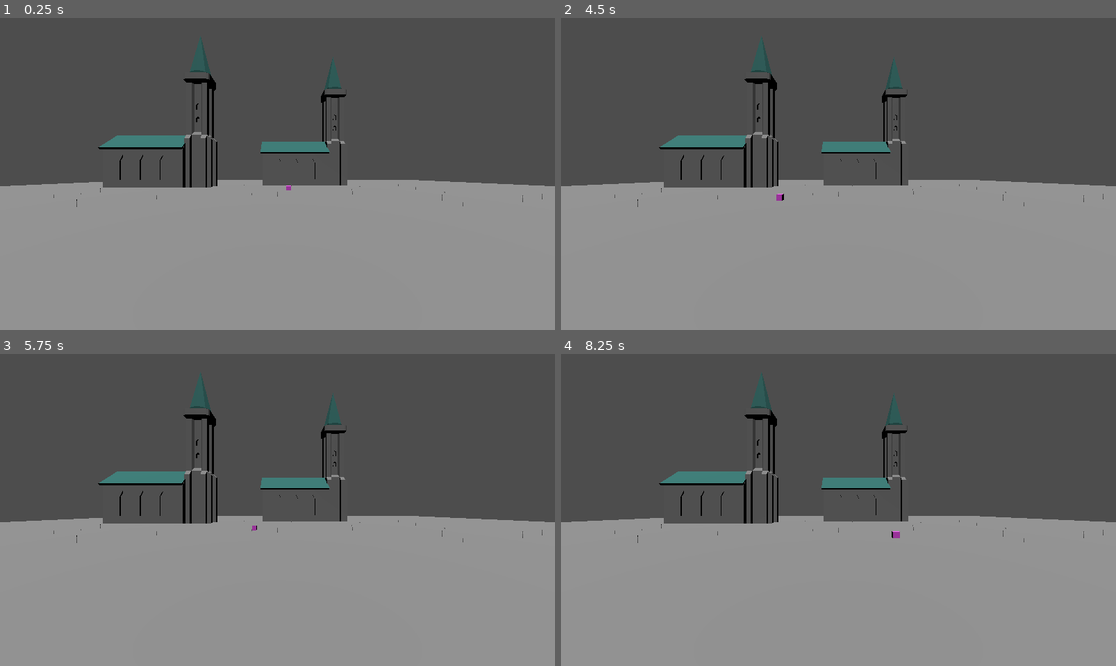
Above: before the commit, frames 1-4 (two rows, left to right).
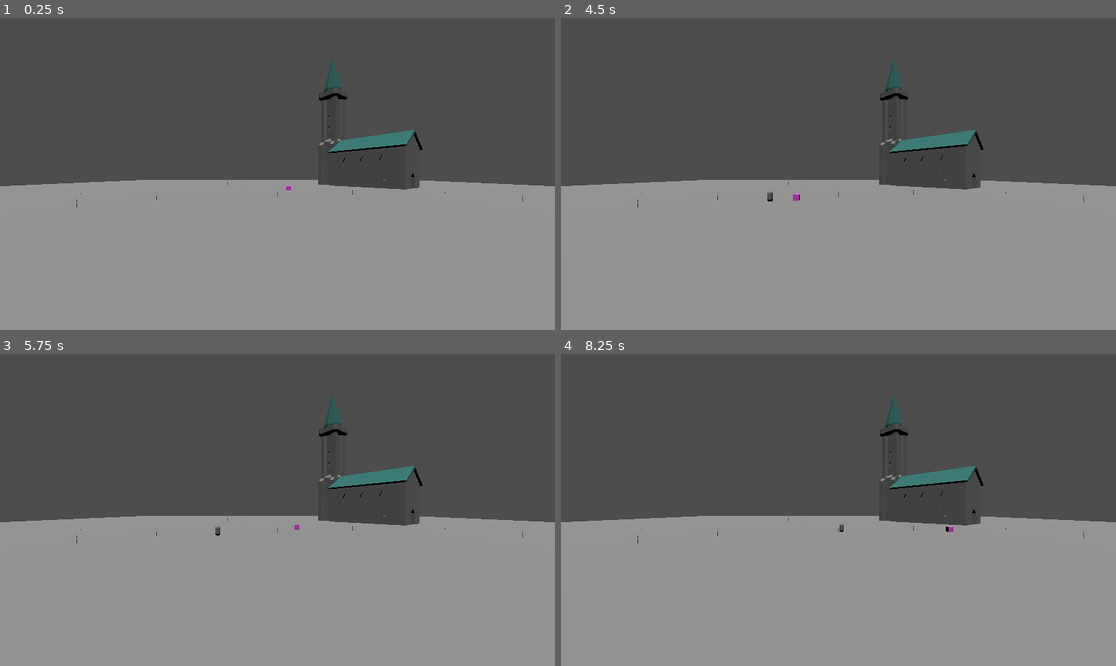
Above: after the commit, the same moments.

Repository: Tchetchouille/GMTK2024
Game: Godot game, scene res://scenes/JoelScene/JoelTestMain.tscn
Two runs of this game, one before a commit and one after it. Both use one fixed random seed, a clock stepped at 60 frames per second and the inputs below. Sound files missing from this copy of the repository are replaced by a short silence.
Inputs (mouse positions are in pixels of both pictures, inside the frame that each line leads up to):
- Up to frame 1 (0.25 s): no input
- Up to frame 2 (4.5 s): tap Enter at 0.5, 2 s; move the mouse to (960, 158) at 0.52 s; hold D (move_right) 0.53-1.28 s; click (960, 158) at 0.6 s; tap Space at 1.25, 2.75 s; move the mouse to (727, 189) at 1.27 s; hold S (move_back) 1.28-2.03 s; click (727, 189) at 1.35 s; move the mouse to (894, 105) at 2.02 s; hold D (move_right) 2.03-2.78 s; click (894, 105) at 2.1 s; move the mouse to (810, 236) at 2.77 s; hold W (move_forward) 2.78-3.53 s; click (810, 236) at 2.85 s; move the mouse to (1005, 220) at 3.52 s; hold A (move_left) from 3.53 s (still down); click (1005, 220) at 3.6 s; move the mouse to (672, 127) at 4.27 s; click (672, 127) at 4.35 s
- Up to frame 3 (5.75 s): tap Enter at 5 s; move the mouse to (305, 510) at 5.02 s; release A (move_left) at 5.03 s; hold S (move_back) from 5.03 s (still down); click (305, 510) at 5.1 s
- Up to frame 4 (8.25 s): tap Space at 5.75 s; move the mouse to (755, 432) at 5.77 s; release S (move_back) at 5.78 s; hold D (move_right) 5.78-6.53 s; click (755, 432) at 5.85 s; move the mouse to (960, 494) at 6.52 s; hold W (move_forward) 6.53-7.28 s; click (960, 494) at 6.6 s; move the mouse to (727, 525) at 7.27 s; hold D (move_right) 7.28-8.03 s; click (727, 525) at 7.35 s; move the mouse to (894, 441) at 8.02 s; hold S (move_back) from 8.03 s (still down); click (894, 441) at 8.1 s

The runs differ from the first frame. In frame 1, 3.7% of the frame differs, in the area x 9-98%, y 5-61%; in frame 2, 3.8%; in frame 3, 3.7%; in frame 4, 3.8%.
Error after the commit: Invalid access to property or key 'transform' on a base object of type 'Nil'. (res://scripts/game_manager.gd:115)

Commit message:
SCALING MAYBE WORKS

Diff:
--- a/project.godot
+++ b/project.godot
@@ -18,6 +18,10 @@
 [autoload]
 
 SaveSystem="*res://addons/save_system/save_system.gd"
+
+[display]
+
+window/size/mode=2
 
 [editor_plugins]
 
--- a/resources/weapons/church.tres
+++ b/resources/weapons/church.tres
@@ -10,6 +10,6 @@
 scale = 60.0
 model = ExtResource("1_dbnc8")
 item_model = ExtResource("1_w3oby")
-max_occurrences = 4
-radius = 15.0
+max_occurrences = 3
+radius = 30.0
 damage = 60.0
--- a/resources/weapons/needle.tres
+++ b/resources/weapons/needle.tres
@@ -11,5 +11,5 @@
 model = ExtResource("1_a4b5y")
 item_model = ExtResource("1_wltwm")
 max_occurrences = 10
-radius = 0.5
+radius = 1.0
 damage = 0.5
--- a/resources/weapons/sword.tres
+++ b/resources/weapons/sword.tres
@@ -11,5 +11,5 @@
 model = ExtResource("1_tu7ce")
 item_model = ExtResource("1_e1ls4")
 max_occurrences = 50
-radius = 1.0
+radius = 5.0
 damage = 1.0
--- a/scenes/Character.tscn
+++ b/scenes/Character.tscn
@@ -17,7 +17,7 @@
 radius = 1.5
 
 [sub_resource type="BoxShape3D" id="BoxShape3D_qrq71"]
-size = Vector3(1.122, 1, 1)
+size = Vector3(2.09664, 1, 2.69949)
 
 [node name="character" type="CharacterBody3D" node_paths=PackedStringArray("model")]
 script = ExtResource("2_ro3ve")
@@ -49,7 +49,7 @@
 transform = Transform3D(1, 0, 0, 0, 1, 0, 0, 0, 1, 0, 0.252583, -1.23938)
 
 [node name="CollisionShape3D" type="CollisionShape3D" parent="AttackArea"]
-transform = Transform3D(1, 0, 0, 0, 1, 0, 0, 0, 1, 0, 0.31575, 0.220425)
+transform = Transform3D(1, 0, 0, 0, 1, 0, 0, 0, 1, 0.0167826, 0.31575, -0.114552)
 shape = SubResource("BoxShape3D_qrq71")
 
 [node name="CharacterCamera3D" type="Camera3D" parent="."]
--- a/scenes/main.tscn
+++ b/scenes/main.tscn
@@ -25,4 +25,5 @@
 number_of_enemies = 10
 target = NodePath("../Character")
 terrain = NodePath("../Terrain")
-scale_increment = 0.1
+scale_variation = 0.1
+scale_increment = 0.02
--- a/scripts/character_body_3d.gd
+++ b/scripts/character_body_3d.gd
@@ -9,7 +9,7 @@
 @export var model: CharacterModel
 @export var manager: GameManager
 
-@onready var mouse_sensitivity = 0.01#get_var("look-sensitivity")
+@onready var mouse_sensitivity = 0.01 #get_var("look-sensitivity")
 
 var target_velocity = Vector3.ZERO
 var weapons_in_range = []
@@ -90,6 +90,7 @@
 
 	apply_knockback_effect(delta)
 	move_and_slide()
+	model.set_hand_item_scale(manager.current_scale * Vector3.ONE)
 
 func _unhandled_input(event):
 	if event is InputEventMouseMotion:
@@ -113,31 +114,48 @@
 	#print("Entered")
 	var weapon = body.get_parent().get_parent()
 	if weapon is Weapon :
-		print("Entered weapon")
+		#print("Entered weapon")
 		weapons_in_range.append(weapon)
 
 func _on_collision_area_body_exited(body):
 	#print("Exited")
 	var weapon = body.get_parent().get_parent()
 	if weapon is Weapon :
-		print("Exited weapon")
+		#print("Exited weapon")
 		weapons_in_range.erase(weapon)
 
 func pickup_weapon() :
 	var min_distance = INF
+	var min_scale = INF
 	var closest_weapon = null
+	var biggest_weapon = null
+	var eligible_weapons = 0
 	for weapon in weapons_in_range:
-		if weapon.resource.scale > manager.current_scale * 1.2 or weapon.resource.scale < manager.current_scale * 0.8:
-			continue
+		#if weapon.resource.scale > manager.current_scale * 2 or weapon.resource.scale < manager.current_scale * 0.5:
+			#continue
+		var weapon_scale = weapon.resource.scale
+		# don't pick up shit weapons
+		if weapon_scale <= current_weapon_resource.scale: continue
+
 		var distance = transform.origin.distance_to(weapon.transform.origin)
 		if distance < min_distance :
 			min_distance = distance
 			closest_weapon = weapon
+		if weapon_scale < min_scale:
+			min_scale = weapon_scale
+			biggest_weapon = weapon
+		eligible_weapons += 1
 
-	if closest_weapon:
-		picking_up_weapon = closest_weapon
-		is_picking_up = true
-		pickup_progress = pickup_increment
+	if eligible_weapons > 0:
+		# TODO: Show weapon pickup prompt
+		pass
+	if eligible_weapons > 1:
+		picking_up_weapon = biggest_weapon
+	else:
+		if closest_weapon:
+			picking_up_weapon = closest_weapon
+			is_picking_up = true
+			pickup_progress = pickup_increment
 
 func attack() :
 	if not current_weapon_resource: return
@@ -146,8 +164,8 @@
 	$AttackSound.play()
 
 	var enemies = $AttackArea.get_overlapping_bodies()
-	print("Attack!")
+	#print("Attack!")
 	for enemy in enemies :
 		if enemy.has_method("take_damage") :
 			enemy.take_damage(current_weapon_resource.damage)
-			print("Ouch")
+			#print("Ouch")
--- a/scripts/character_model.gd
+++ b/scripts/character_model.gd
@@ -4,6 +4,11 @@
 
 func set_hand_item(item: PackedScene):
 	var instance = item.instantiate()
+
+	# Kill all children
+	for child in hand.get_children():
+		child.queue_free()
+	# Behold, the one true child !
 	hand.add_child(instance)
 
 func set_hand_item_scale(scale: Vector3):
--- a/scripts/enemy.gd
+++ b/scripts/enemy.gd
@@ -12,16 +12,16 @@
 var in_knockback: bool = false  # Track if the character is currently being knocked back
 var health: float = 0  # Health will be set based on the scale value
 var speed: float = base_speed  # Speed will be adjusted based on target's scale_
-var scale_: float = 1
+var dead: bool = false
 
 signal enemy_died
 
-func _ready():
-	# Set enemy's health based on its scale
-	health = scale_
 
 func _physics_process(_delta):
 	apply_gravity(_delta)
+
+	if dead: return
+
 	move_towards_target(_delta)
 	apply_knockback_effect(_delta)
 	apply_movement()
@@ -35,8 +35,8 @@
 
 func move_towards_target(_delta):
 	if is_on_floor() and target and not in_knockback:
-		if "scale_" in target:
-			speed = base_speed * target.scale_
+		#if "scale_" in target:
+			#speed = base_speed * target.scale_
 		var direction = calculate_direction_to_target(target)
 		update_velocity(direction)
 
@@ -79,15 +79,19 @@
 	knockback_timer = knockback_duration
 	in_knockback = true  # Set knockback state to true
 
-func take_damage(damage: int = 100):
+func take_damage(damage: float):
+	if dead: return
+
 	health -= damage
 	if health <= 0:
+		emit_signal("enemy_died", self)
+		dead = true
+
 		# Play the dying sound
 		$DyingSound.play()
 		# Wait for the sound to finish before freeing the node
 		await $DyingSound.finished
 		#drop_gem()
-		emit_signal("enemy_died", self)
 		queue_free()
 
 #func drop_gem():
--- a/scripts/game_manager.gd
+++ b/scripts/game_manager.gd
@@ -6,27 +6,29 @@
 @export var target: CharacterBody3D  # The target that enemies should move towards
 @export var terrain: Terrain = null
 @export var scale_variation: float = 0.2  # Variation factor for enemy scale
-@export var scale_increment: float = 0.01 # scale increment factor when enemy killed
+@export var scale_increment: float = 0.001 # scale increment factor when enemy killed
+@export var start_scale: float = 0.05
+@export var time_between_waves: float = 10
 
 var pause_menu = preload("res://scenes/UI/Menus/pause_menu.tscn")
 
 var enemies: Array = []
-var current_scale: float = 0.12
+var current_scale: float = 1.0 / start_scale
+var current_simulated_player_scale : float = start_scale
 
 func _ready():
 	spawn_enemies()
-	# Create and configure the Timer node
+
+	# initial scaling
+	scale_everything(current_scale, 0)
+
+	## Wave timer
 	var timer = Timer.new()
-	timer.wait_time = 10.0  # Set the timer to 10 seconds
-	timer.one_shot = false  # The timer will repeat indefinitely
-
-	# Connect the timeout signal to the function you want to call
+	timer.wait_time = time_between_waves
+	timer.one_shot = false
 	timer.connect("timeout", Callable(self, "_on_Timer_timeout"))
-
-	# Add the Timer to the scene tree
 	add_child(timer)
 
-	# Start the Timer
 	timer.start()
 
 
@@ -45,65 +47,86 @@
 	for i in range(number_of_enemies):
 		var enemy_instance = enemy_scene.instantiate() as CharacterBody3D
 
+		# Position the enemy around the target
 		var random_position = get_random_position_near_target()
 		enemy_instance.transform.origin = random_position
-		var relative_scale = randf_range(1.0 - scale_variation, 1.0 + scale_variation)
-		enemy_instance.scale_ = relative_scale * current_scale
+
+		# Add the enemy to the scene
+		add_child(enemy_instance)
+
+		# Scale the enemy relative to the player's current scale (make it around the player's size)
+		var relative_scale = randf_range(1.0 - scale_variation, 1.0)
+
+		enemy_instance.health = relative_scale * current_simulated_player_scale
 		enemy_instance.scale = Vector3.ONE * relative_scale
-		enemy_instance.target = target  # Set the target for the enemy
-		add_child(enemy_instance)  # Add the instance to the scene tree
-		enemy_instance.connect("enemy_died", Callable(self, "_on_enemy_died"))  # Connect the signal
+
+		# Set the target for the enemy
+		enemy_instance.target = target
+
+		# Connect the enemy's death signal
+		enemy_instance.connect("enemy_died", Callable(self, "_on_enemy_died"))
+
+		# Track the enemy instance
 		enemies.append(enemy_instance)
 
 func get_random_position_near_target() -> Vector3:
 	# Access the player's scale_ variable
 	# Calculate the adjusted spawn radius
-	var adjusted_spawn_radius = spawn_radius * (1 + current_scale)
+	var adjusted_spawn_radius = max(spawn_radius * current_simulated_player_scale, 20)
 
 	var sign_x = sign(randf() - 0.5)
 	var sign_z = sign(randf() - 0.5)
 	# Generate a random offset based on the adjusted radius
 	var random_offset = Vector3(
-		max(randf_range(0, adjusted_spawn_radius), 20) * sign_x,
+		max(randf_range(0, adjusted_spawn_radius), 10) * sign_x,
 		70,  # Enemies spawn higher than churches (prevents spawning inside buildings)
-		max(randf_range(0, adjusted_spawn_radius), 20) * sign_z
+		max(randf_range(0, adjusted_spawn_radius), 10) * sign_z
 	)
-	return target.global_transform.origin + random_offset
+	return target.transform.origin + random_offset
 
 
 func _on_enemy_died(enemy_instance: CharacterBody3D):
 	enemies.erase(enemy_instance)
 
-	var scale_amount = current_scale * scale_increment
-	scale_everything(scale_amount)
+	# Increment the player scale
+	# This is probably bad.
+	current_simulated_player_scale += scale_increment
 
-	if enemies.size() == 0:
+	if current_simulated_player_scale >= 12:
+		print("WIN !")
+		current_simulated_player_scale = 12
+
+	current_scale = 1.0 / current_simulated_player_scale
+	print("current_scale: ", current_scale, "; csps: ", current_simulated_player_scale)
+
+	# Scale everything (terrain, enemies, player's weapon) based on the new scale
+	scale_everything(current_scale, scale_increment)
+
+	if enemies.size() <= 1:
 		spawn_enemies()
 
 
-func scale_everything(amount):
-	## Scale world
-	# Get the player's position
+func scale_everything(scale_value, scale_increment):
+	var scale_vector = scale_value * Vector3.ONE
+	print("Scaling terrain to: ", scale_vector)
+
+	## Scale world (terrain)
 	var player_pos = target.transform.origin
-
-	# Calculate the direction vector from the terrain to the player
 	var to_player = terrain.transform.origin - player_pos
-
-	# Store the old scale
 	var old_scale = terrain.scale
-
-	current_scale += amount
-	# Scale down the terrain
-	terrain.scale -= amount * Vector3.ONE
-
-	# Calculate the scale ratio (to adjust the terrain position)
+	terrain.scale = scale_vector
 	var scale_ratio = terrain.scale / old_scale
-
-	# Adjust the terrain's position so it scales towards the player
 	terrain.transform.origin = player_pos + to_player * scale_ratio
 
+	## Scale enemies
+	for enemy in enemies:
+		# Adjust the enemy's scale based on the increment THIS DOESN'T WORK
+		var original_scale = enemy.scale / scale_vector
+		enemy.scale -= original_scale * scale_increment
 
-	for enemy in enemies:
-		enemy.scale -= amount * Vector3.ONE
+		if enemy.scale.x <= 0:
+			enemies.erase(enemy)
+			enemy.queue_free()
 
-	target.model.set_hand_item_scale(terrain.scale)
+	## Scale the weapon in hand
+	target.model.set_hand_item_scale(scale_vector)
--- a/scripts/terrain.gd
+++ b/scripts/terrain.gd
@@ -63,6 +63,8 @@
 	weapon.position.x = position.x
 	weapon.position.y = position.y
 	weapon.position.z = position.z
+	var rotation_amount = randf_range(0, 360)
+	weapon.transform.basis = weapon.transform.basis.rotated(Vector3.UP, rotation_amount)
 	weapon.resource = weapon_resource
 
 func is_overlap(a, b):
